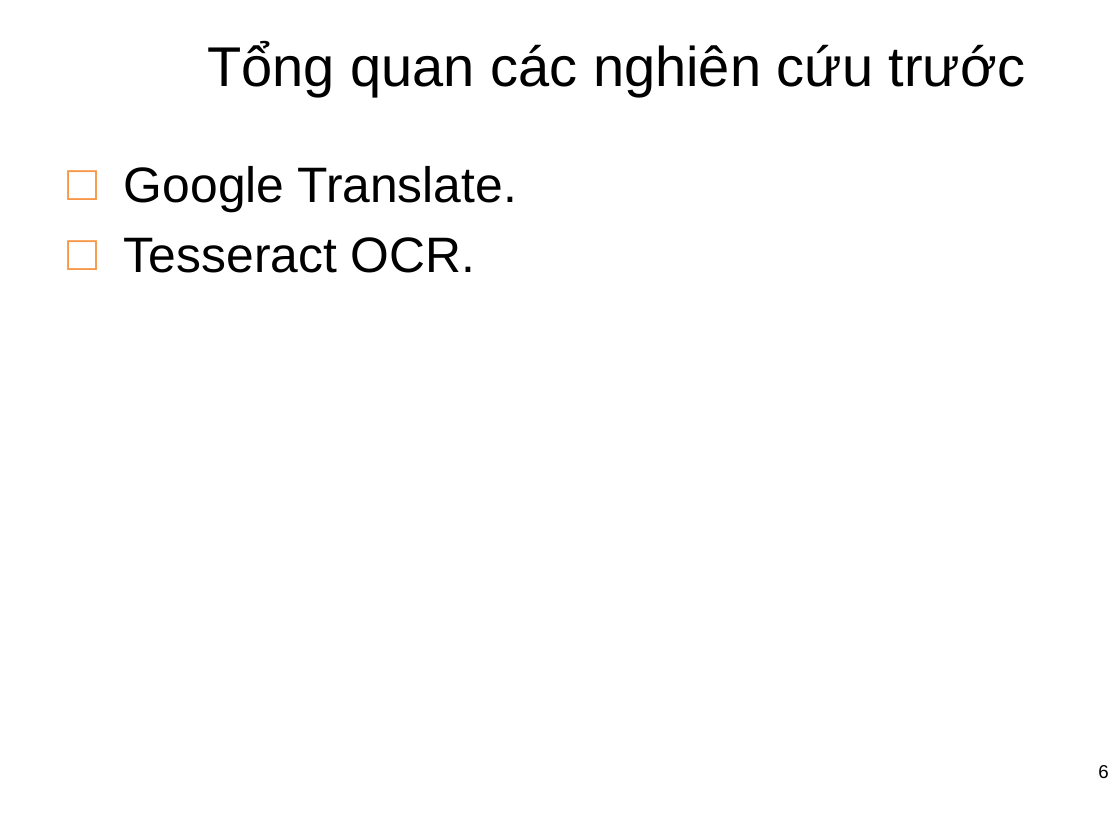
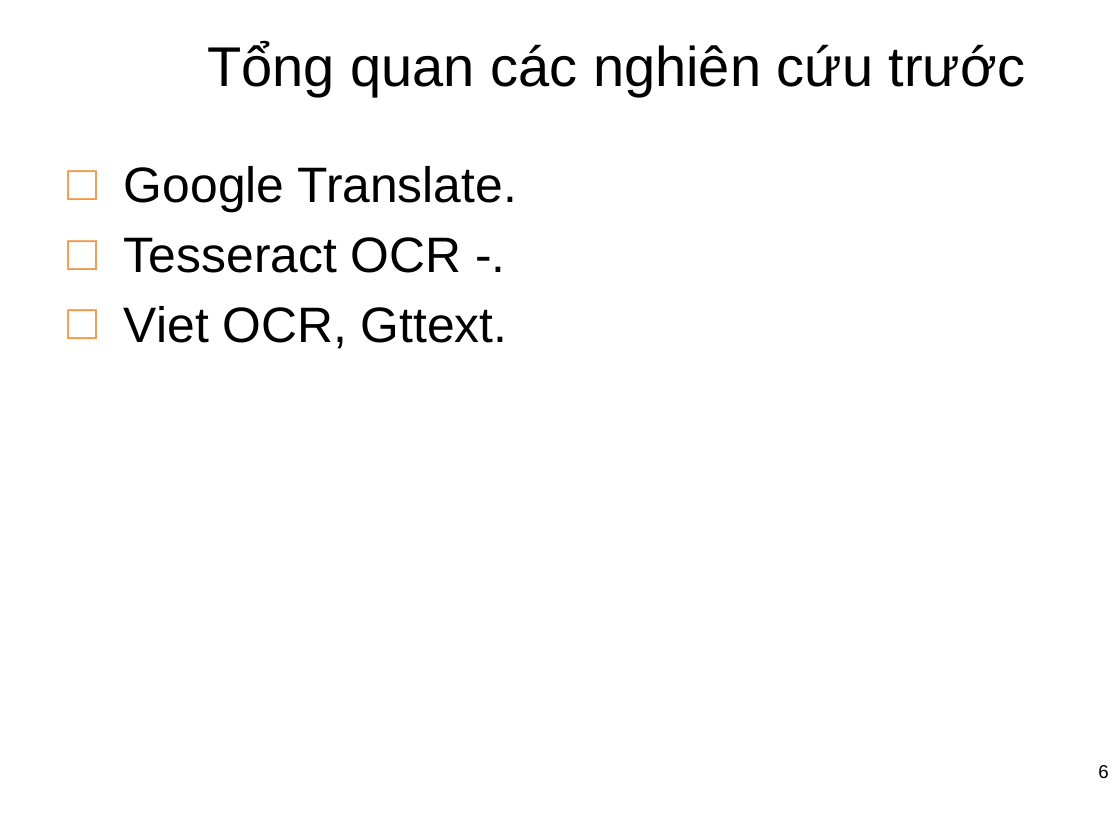
Before and after one commit to hmchuong/ComputerVision-Python-EnglishTextRecognitionInNaturalScenes, a slide deck: slide 6 of report/Slide.pptx. Drawn at 1120x840 pixels with LibreOffice and Linux fonts; fonts in the diff are those of the drawing; background and template pictures are left out. Boxes give left, top, right and bottom in pixels: in the first picture for what was removed or moved away, otherwise in the second. Text is boxed around its words. In the diff, an @@ line names an element or a change of style, - is before the commit and + after.

```diff
--- a/report/Slide.pptx
+++ b/report/Slide.pptx
@@ text at (x1=124, y1=237, x2=507, y2=349): text changed @@
-□ Tesseract OCR.
+□ Tesseract OCR -.
+□ Viet OCR, Gttext.
```
Also in this commit, not shown: 3 other slides changed, 1 slide added.
